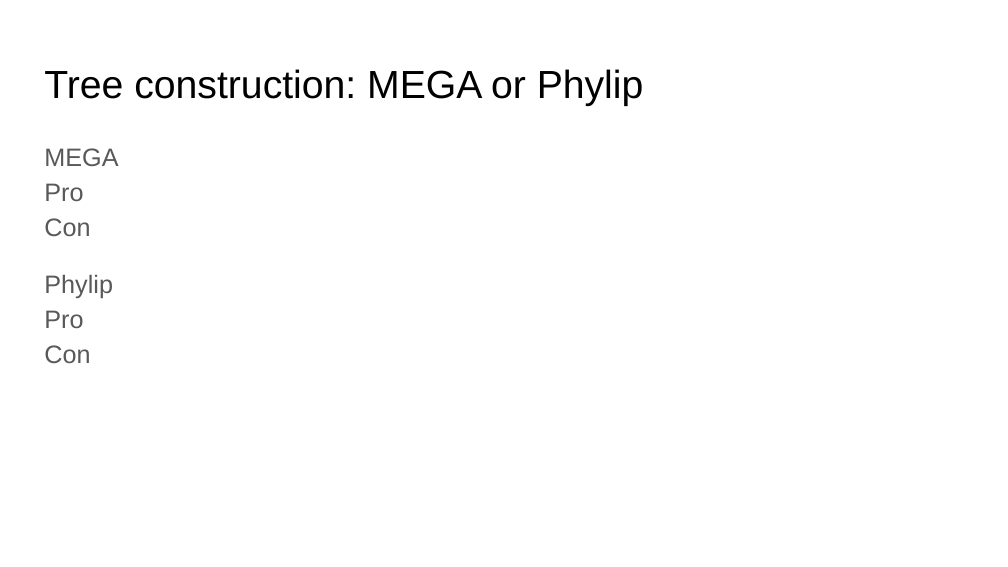
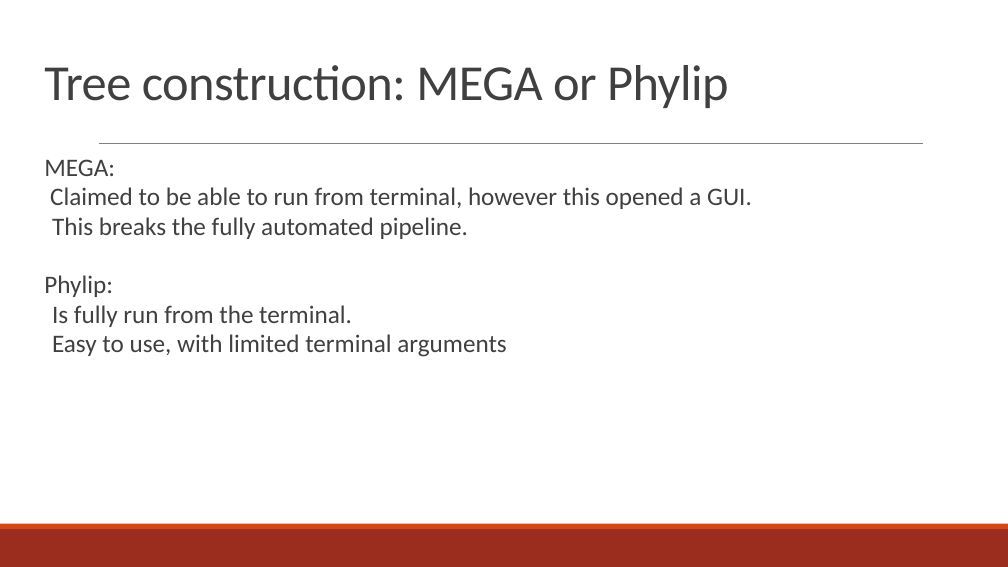
Before and after one commit to MrKort/Pcfb_Final_Project, a slide deck: slide 8 of PBfB_final_presentation_HKruize_KKort.pptx. Drawn at 1008x567 pixels with LibreOffice and Linux fonts; fonts in the diff are those of the drawing. Boxes give left, top, right and bottom in pixels: in the first picture for what was removed or moved away, otherwise in the second. Text is boxed around its words. In the diff, an @@ line names an element or a change of style, - is before the commit and + after.

```diff
--- a/PBfB_final_presentation_HKruize_KKort.pptx
+++ b/PBfB_final_presentation_HKruize_KKort.pptx
@@ title "Tree construction: MEGA or Phylip" at (44, 65, 728, 108): size 28 to 36 pt, font Arial to Calibri, text colour #000000 to #404040, letter spacing 0 to -0.4 pt; line spacing 1 to 0.85 @@
@@ line added from (99, 144) to (922, 144), #808080 0.5 pt @@
@@ text at (44, 159, 752, 357): text changed; font Arial to Calibri; text colour #595959 to #404040 @@
-MEGA
-Pro
-Con
-Phylip
-Pro
-Con
+MEGA:
+Claimed to be able to run from terminal, however this opened a GUI.
+This breaks the fully automated pipeline.
+Phylip:
+Is fully run from the terminal.
+Easy to use, with limited terminal arguments
@@ rectangle added at (0, 529, 1008, 567), fill #9B2D1F @@
@@ rectangle added at (0, 524, 1008, 529), fill #D34817 @@
```
Also in this commit, not shown: 9 other slides changed, 3 slides added, 2 slides removed, 4 other files.
